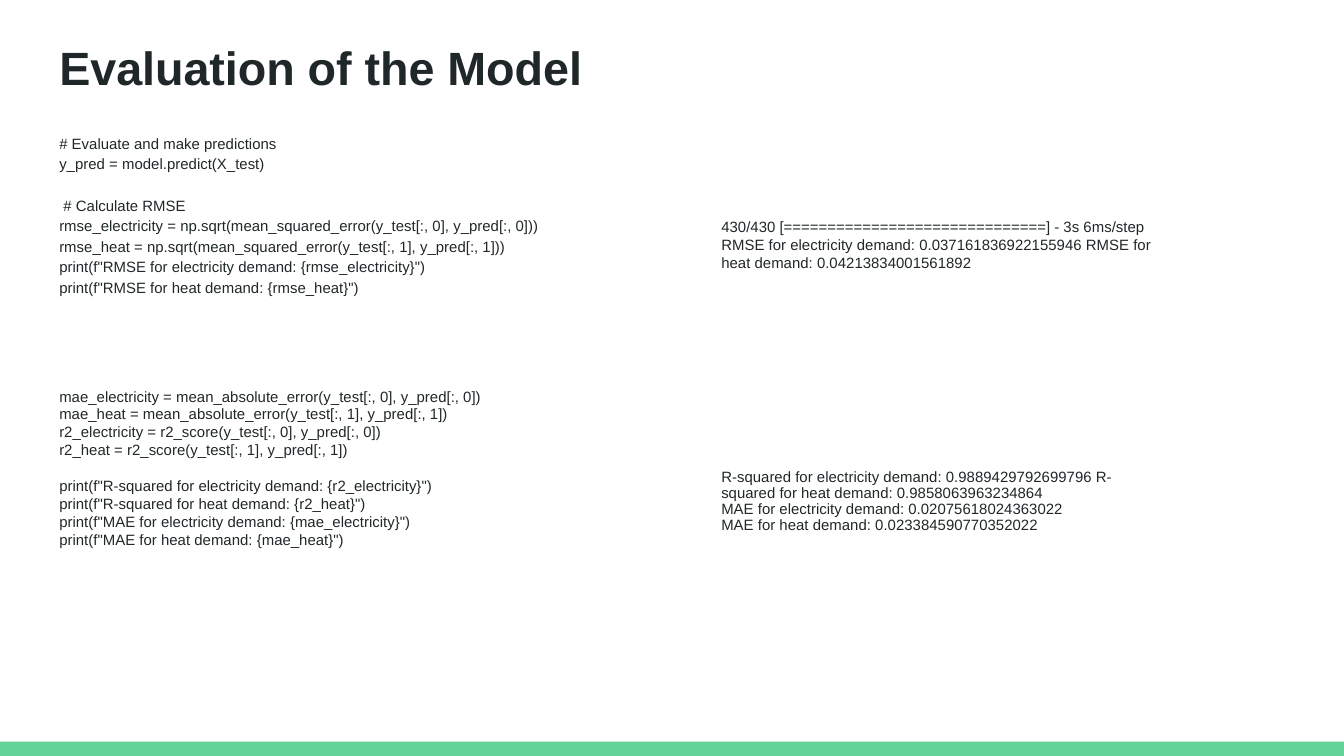
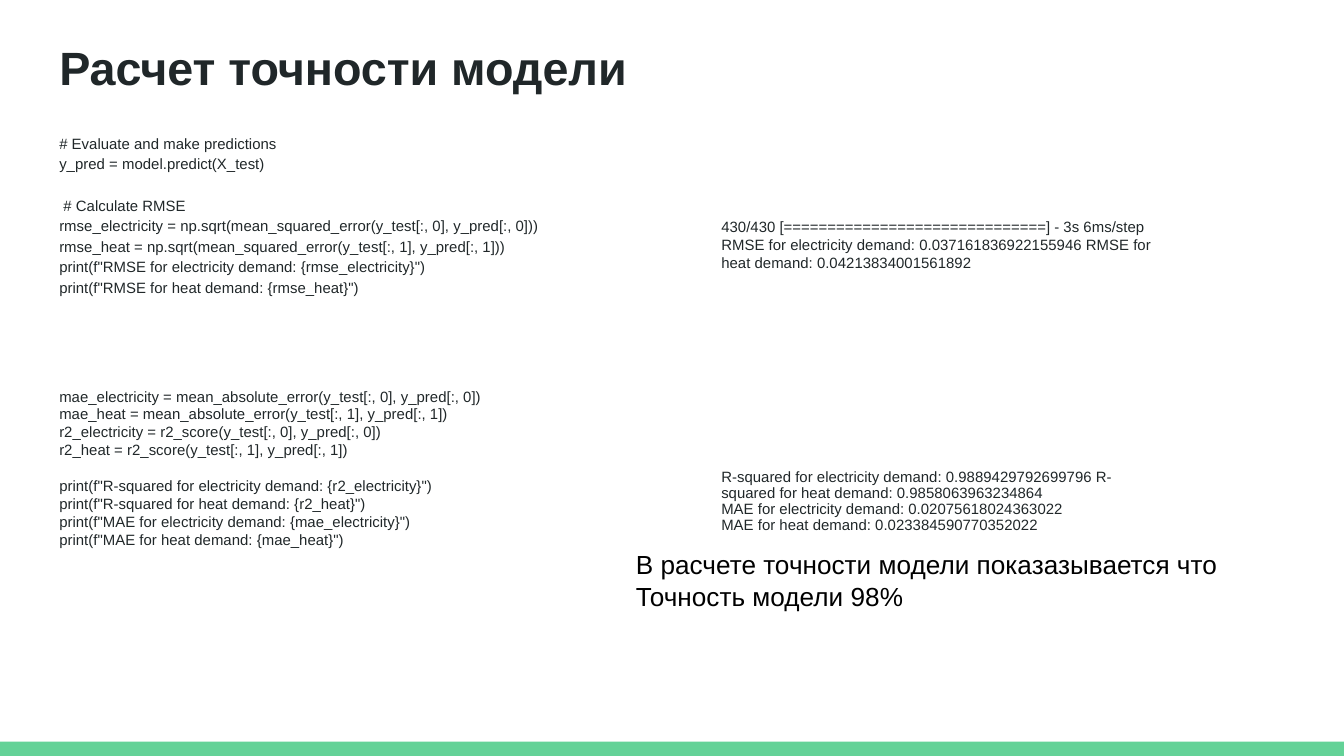
Before and after one commit to SamatKabdygaliKazakhstan/GreenPulseRNN_Samat_Kabdygali, a slide deck: slide 8 of GreenPulseRNN_Samat Kabdygali.pptx. Drawn at 1344x756 pixels with LibreOffice and Linux fonts; fonts in the diff are those of the drawing. Boxes give left, top, right and bottom in pixels: in the first picture for what was removed or moved away, otherwise in the second. Text is boxed around its words. In the diff, an @@ line names an element or a change of style, - is before the commit and + after.

```diff
--- a/GreenPulseRNN_Samat Kabdygali.pptx
+++ b/GreenPulseRNN_Samat Kabdygali.pptx
@@ title at box(59, 53, 626, 94): text changed @@
-Evaluation of the Model
+Расчет точности модели
@@ text added at box(636, 556, 1217, 612), 14 pt, text #000000 @@
+В расчете точности модели показазывается что
+Точность модели 98%
```
Also in this commit, not shown: 4 other slides changed, 2 slides added, 3 slides removed.
